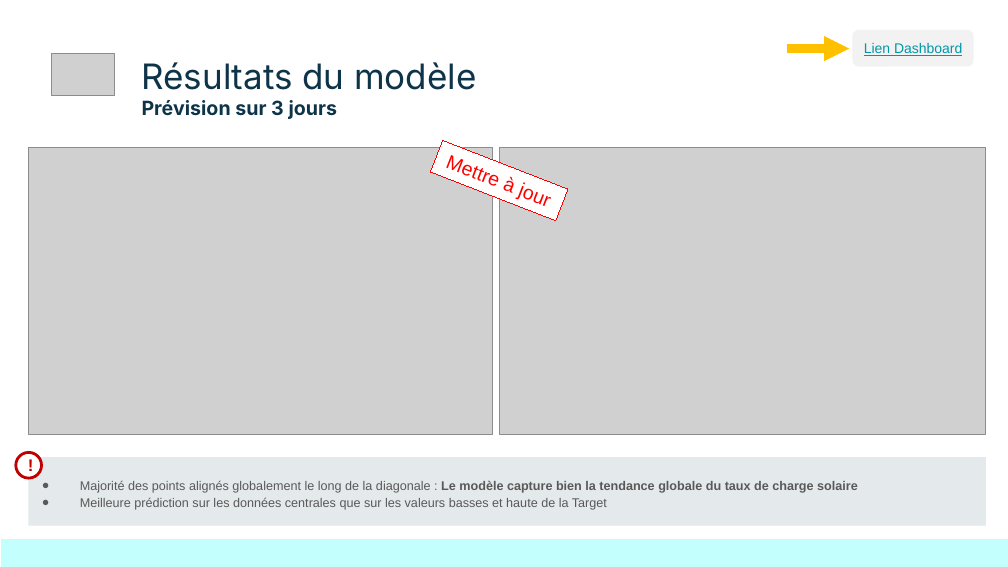
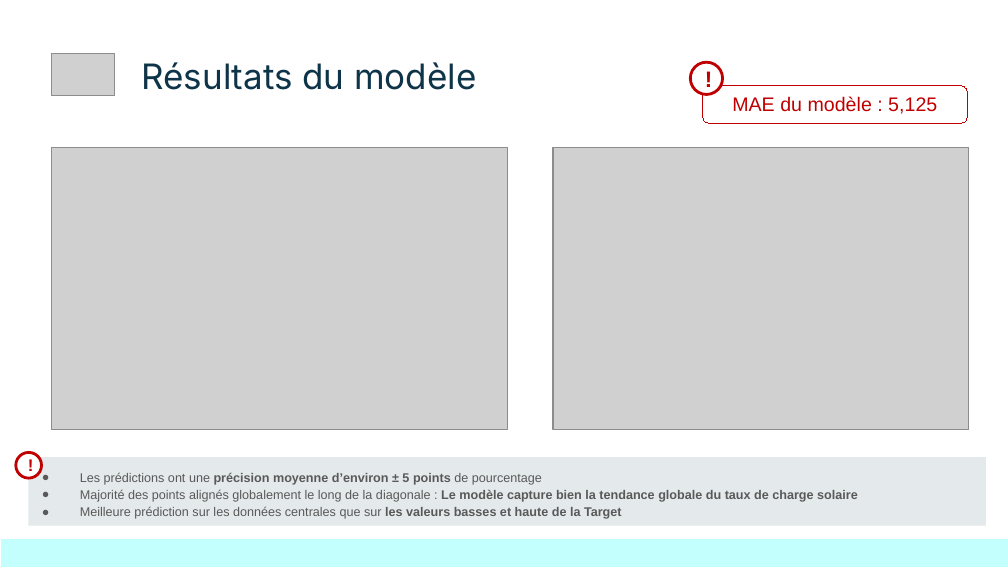
Before and after one commit to Sheikoh/REnergies_efficiency_prediction, a slide deck: slide 10 of presentation/dsfs_ft_36_Projet_REnergies_efficiency_prediction.pptx. Drawn at 1008x567 pixels with LibreOffice and Linux fonts; fonts in the diff are those of the drawing; grey boxes stand for pictures. Boxes give left, top, right and bottom in pixels: in the first picture for what was removed or moved away, otherwise in the second. Text is boxed around its words. In the diff, an @@ line names an element or a change of style, - is before the commit and + after.

```diff
--- a/presentation/dsfs_ft_36_Projet_REnergies_efficiency_prediction.pptx
+++ b/presentation/dsfs_ft_36_Projet_REnergies_efficiency_prediction.pptx
@@ arrow removed from (786, 48) to (850, 48) @@
@@ rounded rectangle removed at (x1=853, y1=30, x2=974, y2=67) @@
@@ text removed at (x1=864, y1=43, x2=962, y2=56) @@
-Lien Dashboard
@@ ellipse added at (x1=690, y1=62, x2=723, y2=95), fill #FFFFFF, outline #C00000 2 pt, 16 pt, text #C00000, bold @@
+!
@@ rounded rectangle added at (x1=703, y1=86, x2=967, y2=123), fill #FFFFFF, outline #C00000 0.75 pt, 14 pt, text #C00000 @@
+MAE du modèle : 5,125
@@ text removed at (x1=142, y1=100, x2=338, y2=119) @@
-Prévision sur 3 jours
@@ picture resized from (x1=28, y1=147, x2=493, y2=434) to (x1=51, y1=147, x2=508, y2=429) @@
@@ rectangle removed at (x1=430, y1=140, x2=568, y2=221) @@
-Mettre à jour
@@ picture resized from (x1=499, y1=147, x2=986, y2=434) to (x1=553, y1=147, x2=969, y2=429) @@
@@ text "Les prédictions ont une précision ..." moved from (x1=80, y1=481, x2=858, y2=510) to (x1=80, y1=472, x2=858, y2=519) @@
@@ text at (x1=80, y1=472, x2=542, y2=485): paragraph added @@
+● Les prédictions ont une précision moyenne d’environ ± 5 points de pourcentage
@@ text at (x1=80, y1=506, x2=622, y2=519): bold on in "les valeurs basses et haute de la ..." @@
```
Also in this commit, not shown: 8 other slides changed, 1 slide added, 1 other file.
